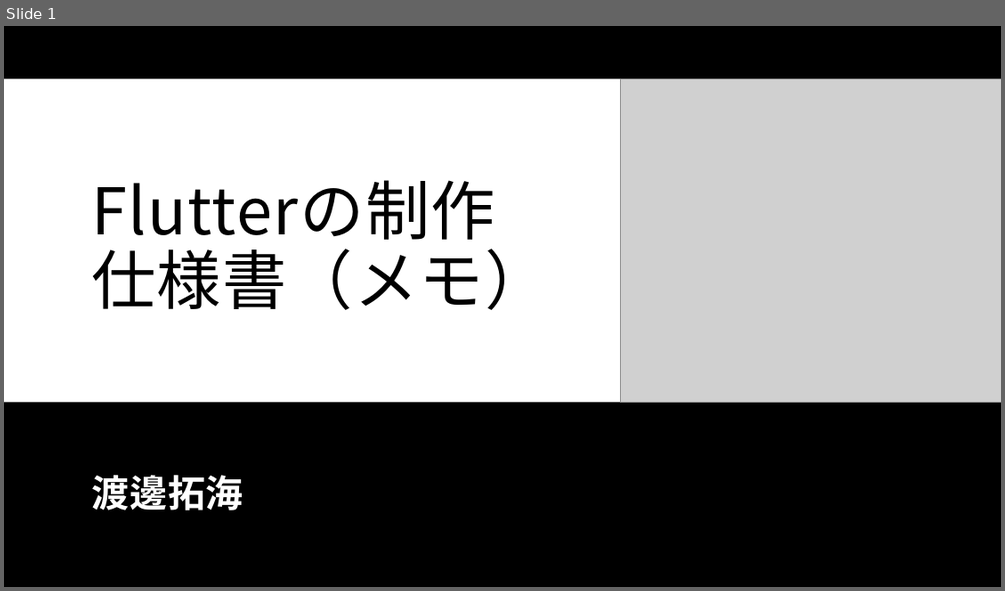
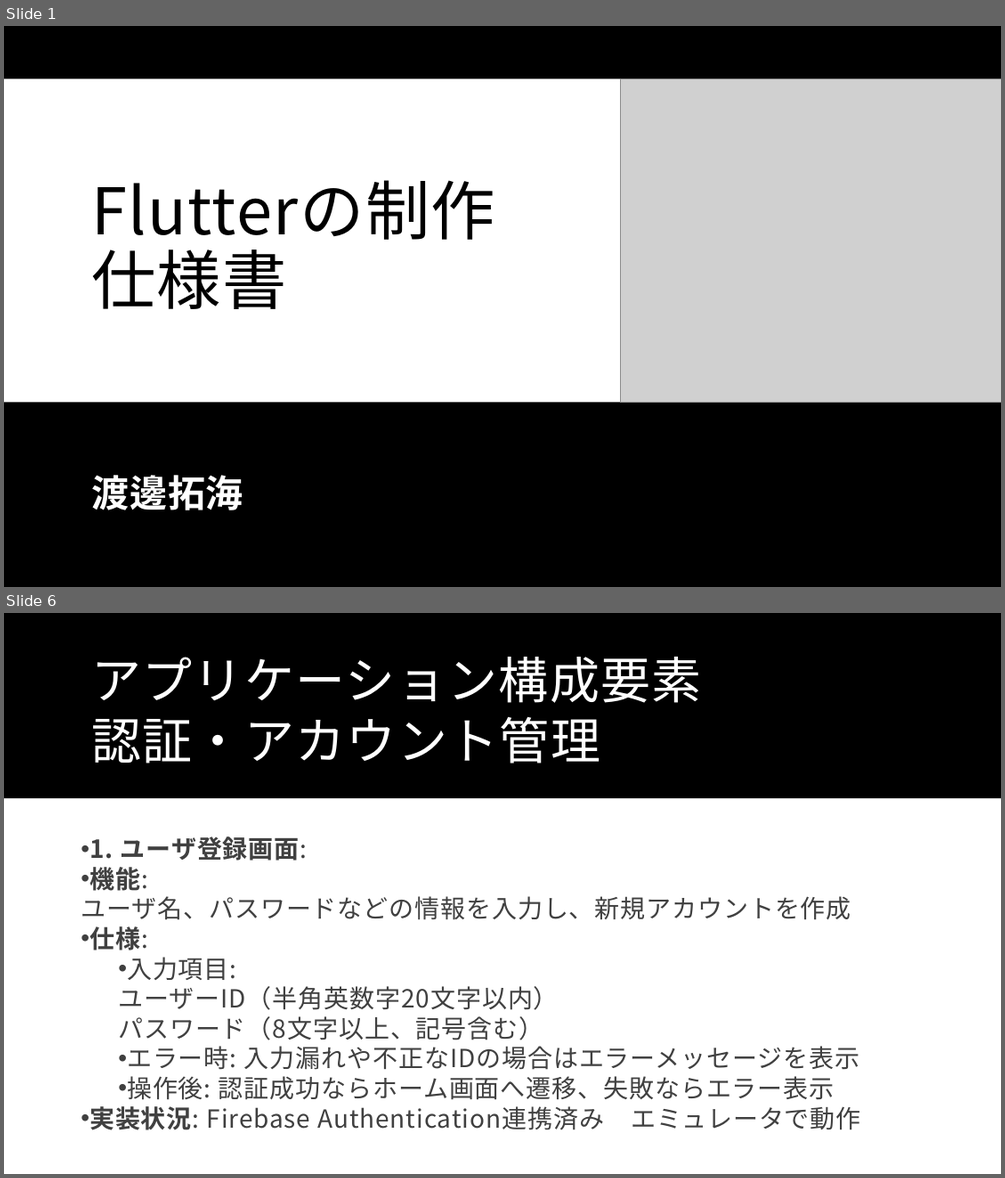
Before and after one commit to Wtnbtkm/flutter_application_1, a slide deck: Flutterの制作仕様書・アイディア（メモ）.pptx. Shown one above the other, each under a label of ours: slide 1 before the commit, slides 1 and 6 after it; the slides between them are not shown. The pictures are 1005x591 and 1005x1178 pixels, drawn with LibreOffice and Linux fonts; fonts in the diff are those of the drawing; grey boxes stand for pictures. Boxes give left, top, right and bottom in pixels: in the first picture for what was removed or moved away, otherwise in the second. Text is boxed around its words. In the diff, an @@ line names an element or a change of style, - is before the commit and + after.

Commit message:
パワーポイント（発表するためのスライドの追加）

```diff
--- a/Flutterの制作仕様書・アイディア（メモ）.pptx
+++ b/Flutterの制作仕様書・アイディア（メモ）.pptx
@@ slide 6 added at bbox=[4, 613, 1001, 1174], background #FFFFFF @@
@@ rectangle added at bbox=[4, 613, 1001, 798], fill #000000 @@
@@ title added at bbox=[91, 657, 702, 763], 48 pt, text #FFFFFF @@
+アプリケーション構成要素
+認証・アカウント管理
@@ text added at bbox=[81, 836, 861, 1130], 24 pt, text #404040 @@
+• 1. ユーザ登録画面:
+• 機能:
+ユーザ名、パスワードなどの情報を入力し、新規アカウントを作成
+• 仕様:
+  • 入力項目:
+  ユーザーID（半角英数字20文字以内）
+  パスワード（8文字以上、記号含む）
+  • エラー時: 入力漏れや不正なIDの場合はエラーメッセージを表示
+  • 操作後: 認証成功ならホーム画面へ遷移、失敗ならエラー表示
+• 実装状況: Firebase Authentication連携済み エミュレータで動作
@@ slide 1 changed as well @@
@@ title at bbox=[91, 238, 550, 310]: text changed @@
-Flutterの制作仕様書（メモ）
+Flutterの制作仕様書
```
Also in this commit, not shown: 19 other slides added, 2 slides removed.
